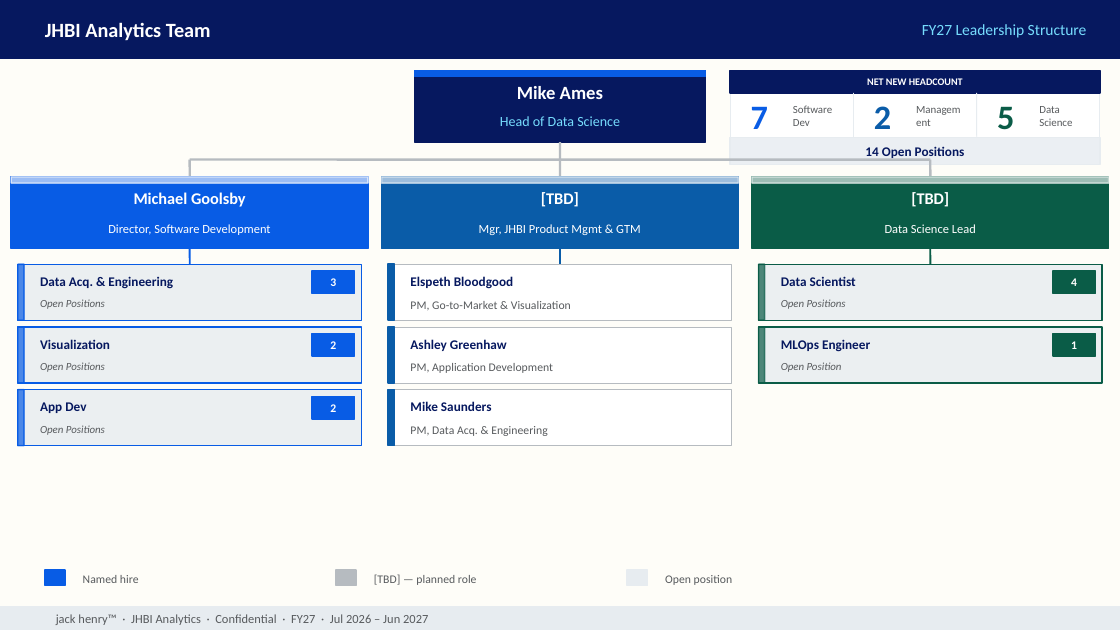
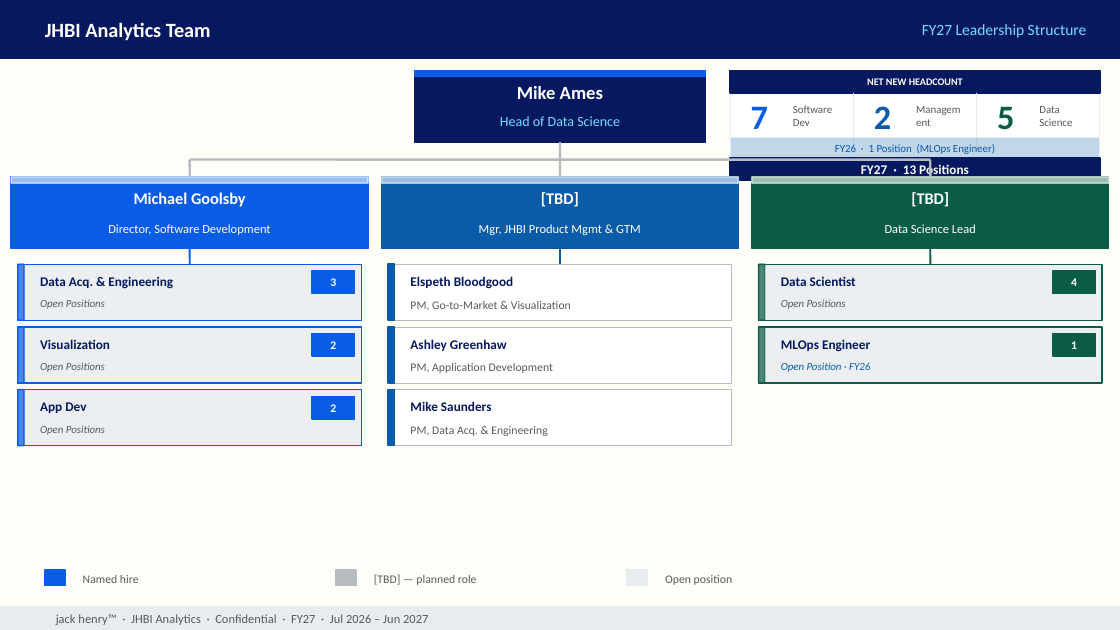
Before and after one commit to MonkeyWrenchGang/jhai_presentations, a slide deck: slide 2 of jhbi-roadmap-2026.pptx. Drawn at 1120x630 pixels with LibreOffice and Linux fonts; fonts in the diff are those of the drawing. Boxes give left, top, right and bottom in pixels: in the first picture for what was removed or moved away, otherwise in the second. Text is boxed around its words. In the diff, an @@ line names an element or a change of style, - is before the commit and + after.

```diff
--- a/jhbi-roadmap-2026.pptx
+++ b/jhbi-roadmap-2026.pptx
@@ rectangle resized from (x1=730, y1=71, x2=1100, y2=165) to (x1=730, y1=71, x2=1100, y2=180) @@
@@ line moved from (853, 93) - (853, 138) to (853, 93) - (853, 153) @@
@@ line moved from (977, 93) - (977, 138) to (977, 93) - (977, 153) @@
@@ rectangle resized from (x1=730, y1=138, x2=1100, y2=165) to (x1=730, y1=138, x2=1100, y2=158) @@
@@ rectangle at (x1=730, y1=138, x2=1100, y2=158): fill #E7ECF0 at 80% opacity to #0A5CA8 at 25% opacity; outline #E7ECF0 1 pt to #E7ECF0 0.5 pt @@
@@ text added at (x1=835, y1=144, x2=995, y2=154), 7 pt, text #0A5CA8 @@
+FY26 · 1 Position (MLOps Engineer)
@@ rectangle added at (x1=730, y1=158, x2=1100, y2=180), fill #06185F, outline #06185F 1 pt @@
@@ text at (x1=861, y1=163, x2=969, y2=178): text changed; text colour #06185F to #FFFFFF @@
-14 Open Positions
+FY27 · 13 Positions
@@ text at (x1=781, y1=362, x2=870, y2=372): text changed; text colour #575A5D to #0A5CA8 @@
-Open Position
+Open Position · FY26
```
Also in this commit, not shown: 1 other file.
